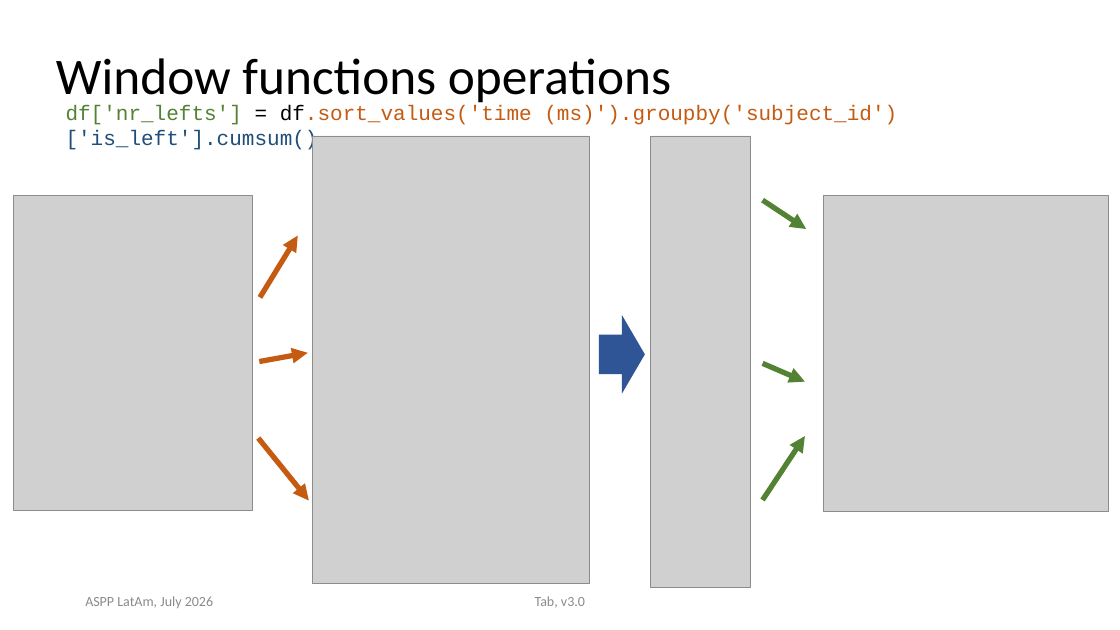
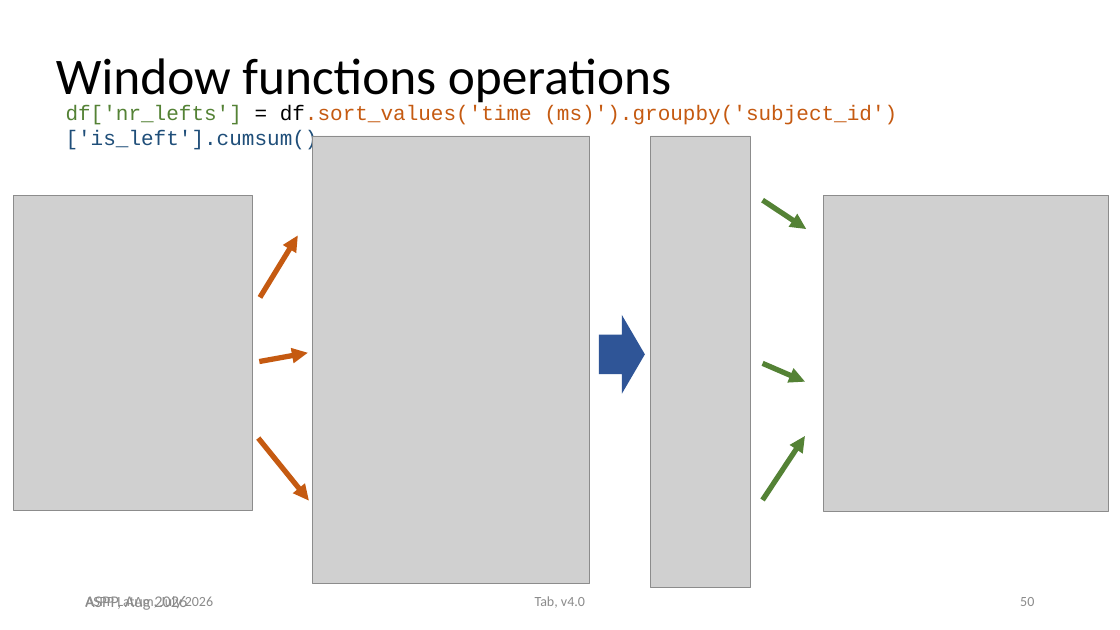
Before and after one commit to ASPP/data_class, a slide deck: slide 50 of tabular_data.pptx. Drawn at 1120x630 pixels with LibreOffice and Linux fonts; fonts in the diff are those of the drawing; grey boxes stand for pictures. Boxes give left, top, right and bottom in pixels: in the first picture for what was removed or moved away, otherwise in the second. Text is boxed around its words. In the diff, an @@ line names an element or a change of style, - is before the commit and + after.

```diff
--- a/tabular_data.pptx
+++ b/tabular_data.pptx
@@ text added at bbox=[85, 596, 151, 610], 14 pt, text #8B8B8B @@
+ASPP, Aug 2026
@@ text at bbox=[535, 596, 585, 608]: text changed @@
-Tab, v3.0
+Tab, v4.0
@@ page number added at bbox=[1020, 597, 1034, 606], 12 pt, text #8B8B8B @@
+50
```
Also in this commit, not shown: 82 other slides changed, 1 slide added, 1 slide removed, 1 other file.
